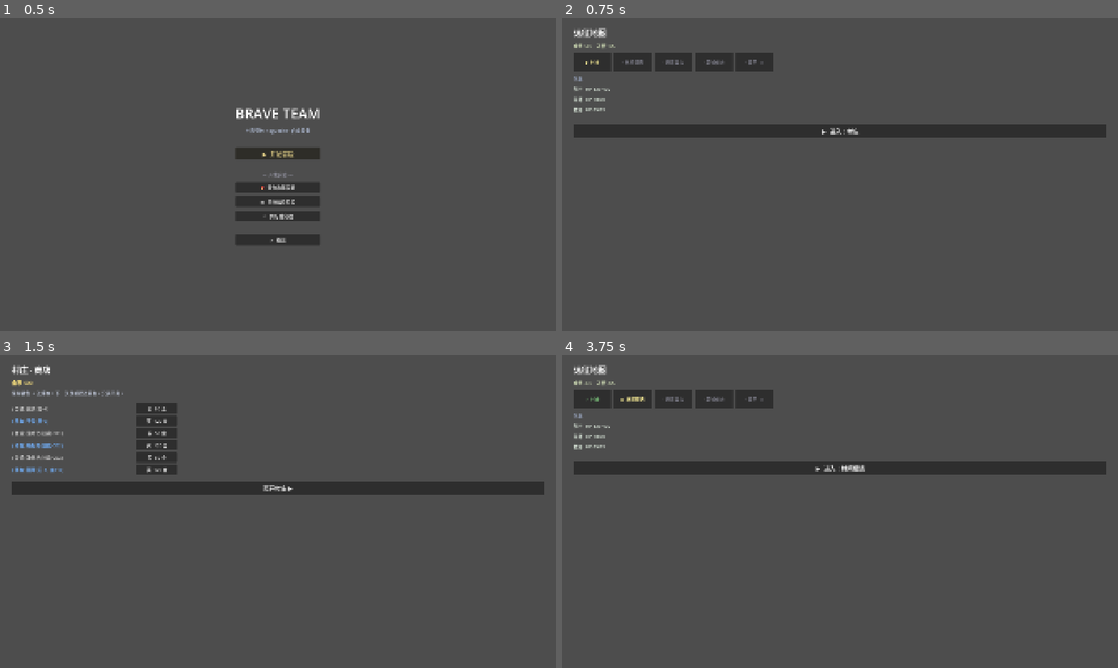
Above: before the commit, frames 1-4 (two rows, left to right).
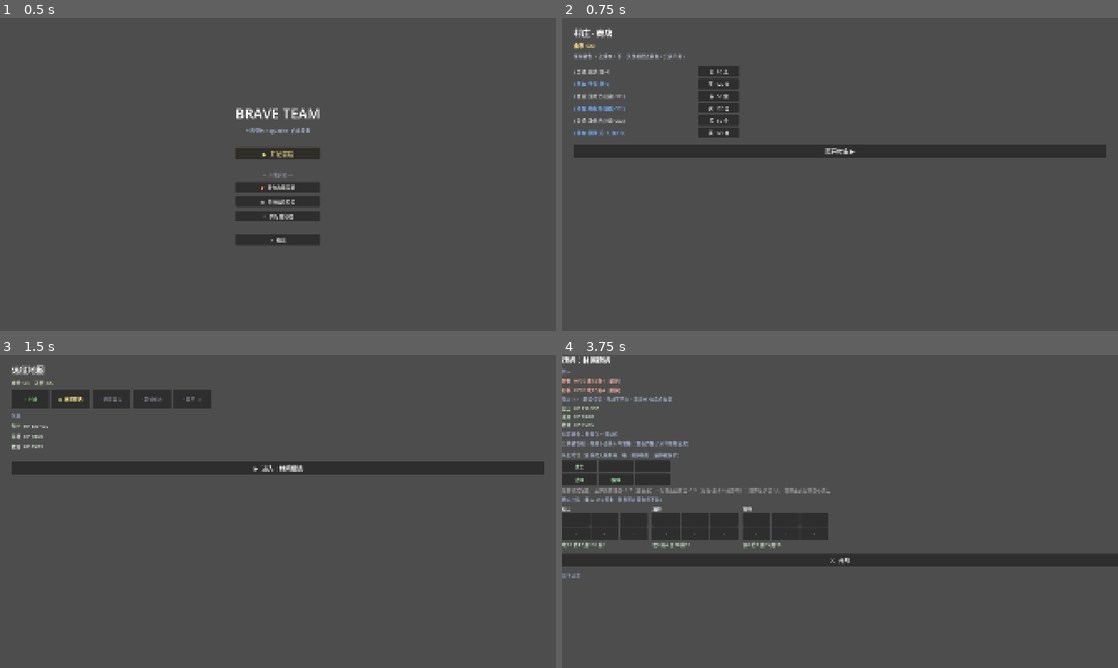
Above: after the commit, the same moments.

Repository: liyang29/Brave-Team
Game: Godot game, scene res://scenes/ui/TitleScreen.tscn
Two runs of this game, one before a commit and one after it. Both use one fixed random seed, a clock stepped at 60 frames per second and the inputs below.
Inputs (mouse positions are in pixels of both pictures, inside the frame that each line leads up to):
- Up to frame 1 (0.5 s): no input
- Up to frame 2 (0.75 s): click "▶ 开始冒险" at 0.5 s
- Up to frame 3 (1.5 s): click "▶ 进入：村庄" (after the commit: "离开村庄 ▶") at 1.25 s
- Up to frame 4 (3.75 s): click (717, 408) at 2 s, where only the run before the commit has a clickable "买 50 金"; click (717, 408) at 2.75 s, where only the run before the commit has a clickable "买 120 金"; click "离开村庄 ▶" (after the commit: "▶ 进入：林间遭遇") at 3.5 s

Frame 1 is identical in both runs. In frame 2, 11% of the frame differs, in the area x 2-98%, y 3-45%; in frame 3, 11%; in frame 4, 16%, in the area x 0-100%, y 0-72%.

Commit message:
feat(title): 开始冒险直接进村庄商店（跳过首屏地图）
开局 start_run 后直接 enter_current_node + 按节点类型进场景（村庄→商店）；
离开村庄后才回到节点地图。开局少点一次。

Co-Authored-By: Claude Opus 4.8 <noreply@anthropic.com>

Diff:
--- a/scripts/ui/TitleScreen.gd
+++ b/scripts/ui/TitleScreen.gd
@@ -11,6 +11,8 @@
 # ─────────────────────────────────────────────────────────────────────────────
 
 const SCENE_RUNMAP   := "res://scenes/run/RunMap.tscn"
+const SCENE_SHOP     := "res://scenes/run/Shop.tscn"
+const SCENE_ENCOUNTER := "res://scenes/run/Encounter.tscn"
 const SCENE_BACKPACK := "res://scenes/experiments/BackpackExperiment.tscn"
 const SCENE_GRID     := "res://scenes/experiments/GridExperiment.tscn"
 const SCENE_POSITION := "res://scenes/experiments/PositionExperiment.tscn"
@@ -75,9 +77,11 @@
 
 
 func _on_start() -> void:
-	# 开新跑局 → 节点地图
+	# 开新跑局 → 直接进第 0 节点（村庄商店）；离开村庄后才回到节点地图
 	RunManager.start_run()
-	_goto(SCENE_RUNMAP)
+	RunManager.enter_current_node()
+	var node: Dictionary = RunManager.current_node()
+	_goto(SCENE_SHOP if node.get("type") == "shop" else SCENE_ENCOUNTER)
 
 
 func _goto(scene_path: String) -> void:
